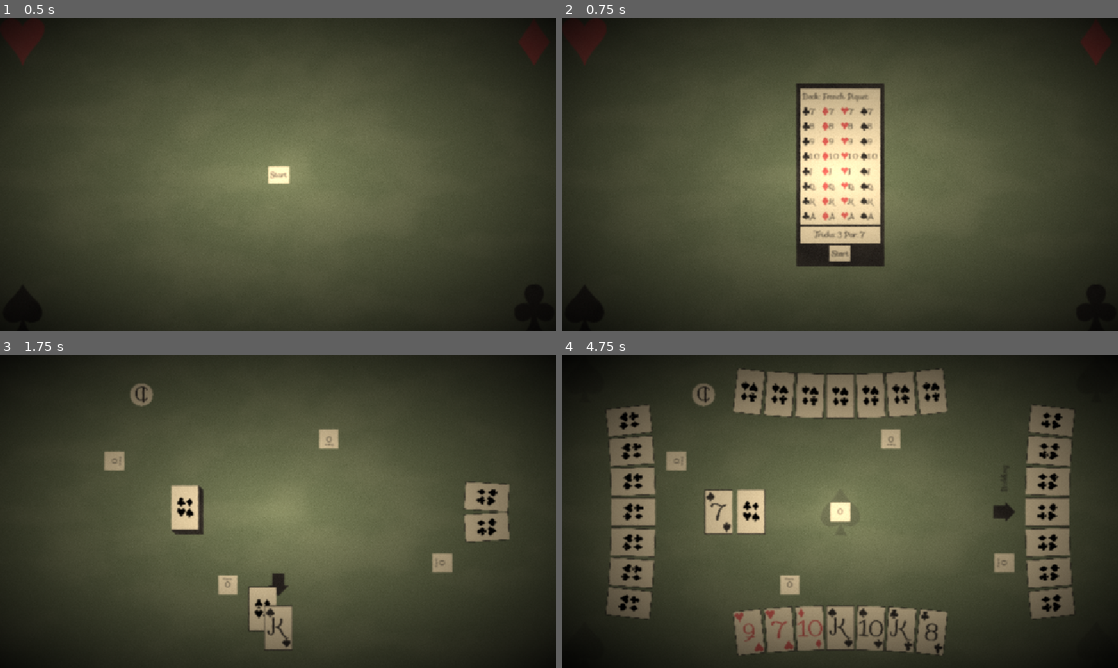
Above: before the commit, frames 1-4 (two rows, left to right).
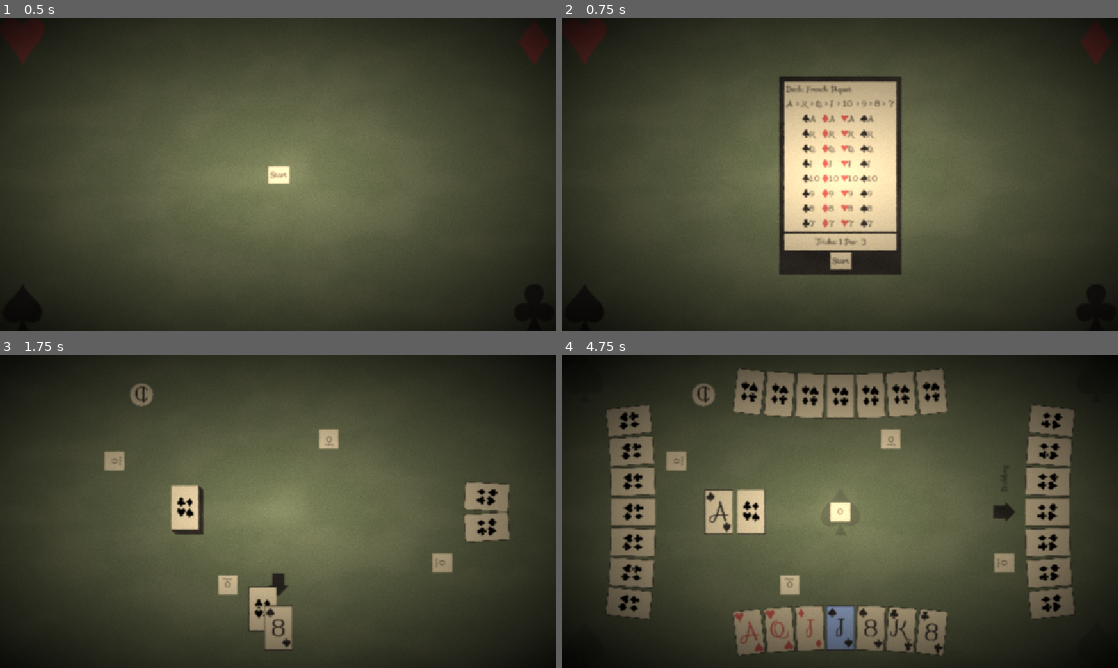
Above: after the commit, the same moments.

Repository: CMurtagh-LGTM/brackeys25.2
Game: Godot game, scene res://Main.tscn
Two runs of this game, one before a commit and one after it. Both use one fixed random seed, a clock stepped at 60 frames per second and the inputs below.
Inputs (mouse positions are in pixels of both pictures, inside the frame that each line leads up to):
- Up to frame 1 (0.5 s): no input
- Up to frame 2 (0.75 s): click "Start" at 0.5 s
- Up to frame 3 (1.75 s): click "Start" at 1.25 s
- Up to frame 4 (4.75 s): move the mouse to (751, 511) at 2.02 s; click (751, 511) at 2.17 s; move the mouse to (751, 511) at 2.77 s; click (751, 511) at 2.92 s; move the mouse to (751, 511) at 3.52 s; click (751, 511) at 3.67 s; move the mouse to (751, 511) at 4.27 s; click (751, 511) at 4.42 s

Frame 1 is identical in both runs. In frame 2, 9.4% of the frame differs, in the area x 39-61%, y 18-82%; in frame 3, less than 0.1%; in frame 4, 1.0%.

Commit message:
par win condition visitor

Diff:
--- a/Deck/DeckGenerator.gd
+++ b/Deck/DeckGenerator.gd
@@ -13,12 +13,20 @@
 	var deck = DeckInfo.new()
 	deck.name = name
 
-	for suit in suits:
-		for character_index in characters:
-			var character_name = NormalCardInfo.Character.keys()[character_index]
+	characters.sort_custom(func(a, b): return a > b)
+
+	for suit: Suit in suits:
+		for character: NormalCardInfo.Character in characters:
+			var character_name = NormalCardInfo.Character.keys()[character]
 			prints("	Adding:", character_name + suit.name)
 			var card_info = load("res://Resources/Cards/" + suit.name + "/" + character_name + suit.name + ".tres")
 			deck.cards.push_back(card_info)
 
+	# TODO why does this not save?
+	deck.deck_order = NormalCardInfo.character_names[characters[0]]
+	for character_index:int in range(1, characters.size()):
+		deck.deck_order += " > " + NormalCardInfo.character_names[characters[character_index]]
+	print(deck.deck_order)
 
+	name = name.replace(" ", "")
 	ResourceSaver.save(deck, "res://Resources/Decks/" + name + ".tres")
--- a/Deck/DeckInfo.gd
+++ b/Deck/DeckInfo.gd
@@ -2,6 +2,7 @@
 extends Resource
 
 @export var name: String
+@export var deck_order: String
 @export var cards: Array[CardInfo]
 
 func has_best() -> bool:
--- a/GameManager/GameInfo.gd
+++ b/GameManager/GameInfo.gd
@@ -2,8 +2,9 @@
 extends Resource
 
 @export var deck_info: DeckInfo
-@export var par: int = 7
 @export var tricks: int = 3
+
+@export var win_condition: WinCondition
 
 # TODO hands count
 # Normal 4
--- a/GameManager/GameManager.gd
+++ b/GameManager/GameManager.gd
@@ -3,7 +3,7 @@
 
 var deck_info: DeckInfo = preload("res://Resources/Decks/FrenchPiquet.tres")
 
-signal finished(player_won: bool, player_score: int)
+signal finished(player_position: int, player_score: int)
 
 @onready var _hand_scene: PackedScene = preload("res://Hand/Hand.tscn")
 @onready var _deck_scene: PackedScene = preload("res://Deck/Deck.tscn")
@@ -116,11 +116,14 @@
 	_deal()
 
 func _end_game() -> void:
-	var winner: Hand = _hands[0]
-	for hand: Hand in _hands:
-		if hand.get_total_score() > winner.get_total_score():
-			winner = hand
-	finished.emit(winner == _hands[0], _hands[0].get_total_score())
+	var positions: Array[Hand] = _hands.duplicate()
+	positions.sort_custom(func(a: Hand, b:Hand):
+		if a.get_total_score() == b.get_deal_score():
+			return
+		return a.get_total_score() > b.get_total_score()
+	)
+
+	finished.emit(positions.find(_hands[0]), _hands[0].get_total_score())
 
 func _deal() -> void:
 	_deals_remaining -= 1
@@ -262,7 +265,7 @@
 
 	await get_tree().create_timer(Globals.breath_time).timeout
 
-	if _deals_remaining >= 0:
+	if _deals_remaining > 0:
 		_deal()
 	else:
 		_end_game()
--- /dev/null
+++ b/GameManager/WinConditions/ParWinCondition.gd
@@ -0,0 +1,10 @@
+class_name ParWinCondition
+extends WinCondition
+
+@export var par: int = 3
+
+func to_label() -> String:
+	return "Par: " + str(par)
+
+func has_won(par_: int) -> bool:
+	return par_ >= par
--- /dev/null
+++ b/GameManager/WinConditions/WinCondition.gd
@@ -0,0 +1,8 @@
+class_name WinCondition
+extends Resource
+
+func to_label() -> String:
+	return ""
+
+func has_won(_par: int) -> bool:
+	return true
--- a/Hand/Hand.tscn
+++ b/Hand/Hand.tscn
@@ -54,6 +54,7 @@
 vertical_alignment = 1
 
 [node name="Label2" type="Label" parent="BidIndicator/Panel"]
+layout_mode = 0
 offset_right = 40.0
 offset_bottom = 27.0
 text = "Bid:"
--- a/Menu/GamePreview.gd
+++ b/Menu/GamePreview.gd
@@ -4,8 +4,9 @@
 @onready var _pips: Array[Sprite2D] = [$Pips/Pip1, $Pips/Pip2, $Pips/Pip3, $Pips/Pip4]
 @onready var _info_contaier: Node2D = $Info
 @onready var _deck_name: Label = %DeckName
+@onready var _deck_order: Label = %DeckOrder
 @onready var _card_names: Control = %CardNames
-@onready var _par: Label = %Par
+@onready var _win_condition: Label = %WinCondition
 @onready var _tricks: Label = %Tricks
 
 signal start_pressed()
@@ -26,6 +27,7 @@
 
 func set_game_info(game_info: GameInfo) -> void:
 	_deck_name.text = game_info.deck_info.name
+	_deck_order.text = game_info.deck_info.deck_order
 
 	for child: Node in _card_names.get_children():
 		_card_names.remove_child(child)
@@ -41,5 +43,5 @@
 	for suit_container: VBoxContainer in suit_containers.values():
 		_card_names.add_child(suit_container)
 
-	_par.text = str(game_info.par)
+	_win_condition.text = game_info.win_condition.to_label()
 	_tricks.text = str(game_info.tricks)
--- a/Menu/GamePreview.tscn
+++ b/Menu/GamePreview.tscn
@@ -61,6 +61,7 @@
 
 [node name="VBoxContainer" type="VBoxContainer" parent="Info/PanelContainer/MarginContainer/VBoxContainer/Panel"]
 layout_mode = 2
+alignment = 1
 
 [node name="HBoxContainer" type="HBoxContainer" parent="Info/PanelContainer/MarginContainer/VBoxContainer/Panel/VBoxContainer"]
 layout_mode = 2
@@ -73,7 +74,17 @@
 unique_name_in_owner = true
 layout_mode = 2
 
-[node name="CardNames" type="HBoxContainer" parent="Info/PanelContainer/MarginContainer/VBoxContainer/Panel/VBoxContainer"]
+[node name="HBoxContainer2" type="HBoxContainer" parent="Info/PanelContainer/MarginContainer/VBoxContainer/Panel/VBoxContainer"]
+layout_mode = 2
+
+[node name="DeckOrder" type="Label" parent="Info/PanelContainer/MarginContainer/VBoxContainer/Panel/VBoxContainer/HBoxContainer2"]
+unique_name_in_owner = true
+layout_mode = 2
+
+[node name="CenterContainer" type="CenterContainer" parent="Info/PanelContainer/MarginContainer/VBoxContainer/Panel/VBoxContainer"]
+layout_mode = 2
+
+[node name="CardNames" type="HBoxContainer" parent="Info/PanelContainer/MarginContainer/VBoxContainer/Panel/VBoxContainer/CenterContainer"]
 unique_name_in_owner = true
 layout_mode = 2
 
@@ -94,11 +105,7 @@
 unique_name_in_owner = true
 layout_mode = 2
 
-[node name="Label" type="Label" parent="Info/PanelContainer/MarginContainer/VBoxContainer/Panel2/CenterContainer/HBoxContainer"]
-layout_mode = 2
-text = "Par:"
-
-[node name="Par" type="Label" parent="Info/PanelContainer/MarginContainer/VBoxContainer/Panel2/CenterContainer/HBoxContainer"]
+[node name="WinCondition" type="Label" parent="Info/PanelContainer/MarginContainer/VBoxContainer/Panel2/CenterContainer/HBoxContainer"]
 unique_name_in_owner = true
 layout_mode = 2
 
--- a/Resources/Decks/DeckGenerator.tres
+++ b/Resources/Decks/DeckGenerator.tres
@@ -9,7 +9,7 @@
 
 [resource]
 script = ExtResource("1_tyxxv")
-name = "A"
+name = "FrenchPiquet"
 suits = Array[ExtResource("2_hwysx")]([ExtResource("3_o4t2c"), ExtResource("4_gi1nf"), ExtResource("5_2fc51"), ExtResource("6_1kv4j")])
-characters = Array[int]([7, 8, 9, 10, 15, 17, 18, 19])
+characters = Array[int]([19, 18, 17, 15, 10, 9, 8, 7])
 metadata/_custom_type_script = "uid://c1gau4la6cbkj"
--- a/Resources/Decks/FrenchPiquet.tres
+++ b/Resources/Decks/FrenchPiquet.tres
@@ -38,4 +38,5 @@
 [resource]
 script = ExtResource("34_ccv2j")
 name = "French Piquet"
-cards = Array[ExtResource("1_qd4ii")]([ExtResource("2_ahpaw"), ExtResource("3_ffw2l"), ExtResource("4_cd1q8"), ExtResource("5_87wn0"), ExtResource("6_prv87"), ExtResource("7_4rp6f"), ExtResource("8_ldk28"), ExtResource("9_hmmbw"), ExtResource("10_bmto5"), ExtResource("11_w13x6"), ExtResource("12_m2b0t"), ExtResource("13_6bjwk"), ExtResource("14_jlefp"), ExtResource("15_48rja"), ExtResource("16_7lg4m"), ExtResource("17_42ru7"), ExtResource("18_gpah0"), ExtResource("19_o11d3"), ExtResource("20_8o7lk"), ExtResource("21_3j2ky"), ExtResource("22_arrjt"), ExtResource("23_n2afk"), ExtResource("24_col5h"), ExtResource("25_4ynvg"), ExtResource("26_86maf"), ExtResource("27_u1v0m"), ExtResource("28_iualb"), ExtResource("29_bwwvs"), ExtResource("30_edxvf"), ExtResource("31_53nuu"), ExtResource("32_6ic43"), ExtResource("33_ho2vq")])
+deck_order = "A > K > Q > J > 10 > 9 > 8 > 7"
+cards = Array[ExtResource("1_qd4ii")]([ExtResource("9_hmmbw"), ExtResource("8_ldk28"), ExtResource("7_4rp6f"), ExtResource("6_prv87"), ExtResource("5_87wn0"), ExtResource("4_cd1q8"), ExtResource("3_ffw2l"), ExtResource("2_ahpaw"), ExtResource("17_42ru7"), ExtResource("16_7lg4m"), ExtResource("15_48rja"), ExtResource("14_jlefp"), ExtResource("13_6bjwk"), ExtResource("12_m2b0t"), ExtResource("11_w13x6"), ExtResource("10_bmto5"), ExtResource("25_4ynvg"), ExtResource("24_col5h"), ExtResource("23_n2afk"), ExtResource("22_arrjt"), ExtResource("21_3j2ky"), ExtResource("20_8o7lk"), ExtResource("19_o11d3"), ExtResource("18_gpah0"), ExtResource("33_ho2vq"), ExtResource("32_6ic43"), ExtResource("31_53nuu"), ExtResource("30_edxvf"), ExtResource("29_bwwvs"), ExtResource("28_iualb"), ExtResource("27_u1v0m"), ExtResource("26_86maf")])
--- a/Resources/Games/One.tres
+++ b/Resources/Games/One.tres
@@ -1,9 +1,17 @@
-[gd_resource type="Resource" script_class="GameInfo" load_steps=3 format=3 uid="uid://c6gb7smpnwhg6"]
+[gd_resource type="Resource" script_class="GameInfo" load_steps=5 format=3 uid="uid://c6gb7smpnwhg6"]
 
 [ext_resource type="Script" uid="uid://c2wr4vn8g6efw" path="res://GameManager/GameInfo.gd" id="1_1b81g"]
 [ext_resource type="Resource" uid="uid://cjkwdiee8llaf" path="res://Resources/Decks/FrenchPiquet.tres" id="1_qxism"]
+[ext_resource type="Script" uid="uid://c7qrqga2d36hh" path="res://GameManager/WinConditions/ParWinCondition.gd" id="3_sldb7"]
+
+[sub_resource type="Resource" id="Resource_u6gwy"]
+script = ExtResource("3_sldb7")
+par = 3
+metadata/_custom_type_script = "uid://c7qrqga2d36hh"
 
 [resource]
 script = ExtResource("1_1b81g")
 deck_info = ExtResource("1_qxism")
+tricks = 1
+win_condition = SubResource("Resource_u6gwy")
 metadata/_custom_type_script = "uid://c2wr4vn8g6efw"
--- a/SceneManager.gd
+++ b/SceneManager.gd
@@ -39,7 +39,9 @@
 		var result: Array = await game_manager.finished
 		remove_child(game_manager)
 
-		if result[1] < game.par:
+		print(result)
+
+		if game.win_condition.has_won(result[0]):
 			return false
 	return true
 
Not shown, added: GameManager/WinConditions/ParWinCondition.gd.uid
Not shown, added: GameManager/WinConditions/WinCondition.gd.uid
